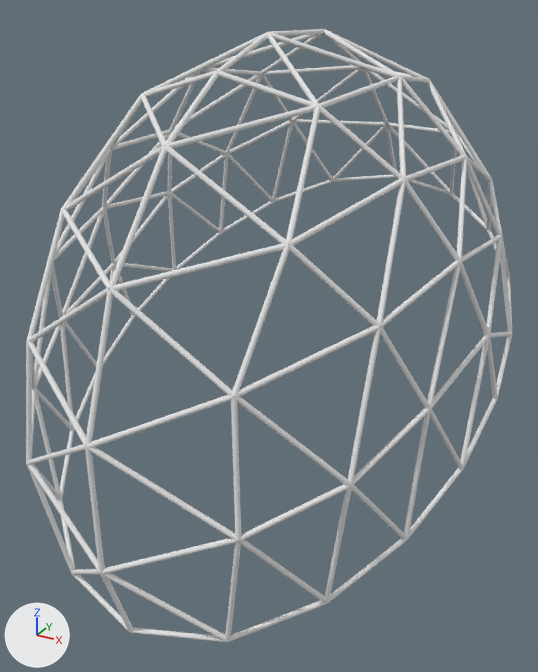
Before and after pictures for a commit that changed the OBJ model visualization/mesh/dome.obj.
Both versions are drawn from a 50 mm lens placed at (2.79, -2.99, 4.18), pointed at (-0.05, 2.17, 1.6). Lighting does not change. The marker at lower left points along +X, +Y and +Z. Where no turn or scale is listed for an object, it has been applied to the vertices.

Names of what the first picture shows: 'dome'.
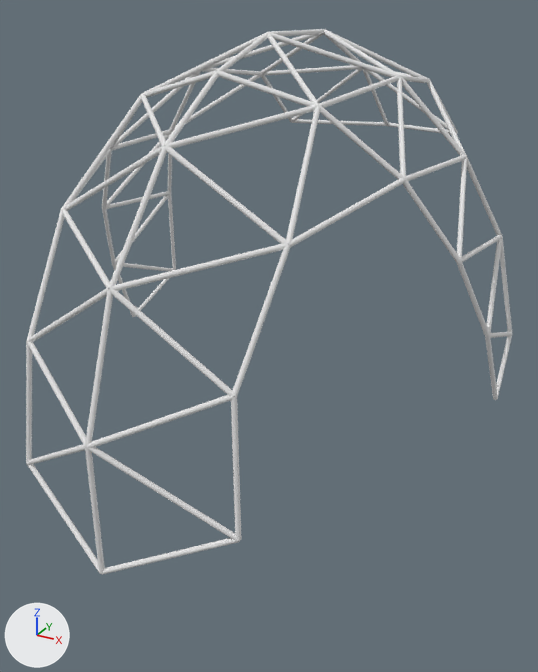
Boxes (x1, y1, x2, y2) around the edits, measured in the pictures (538 x 672 px):
'dome', reshaped (11% shorter)
    before: (26, 29, 513, 642)
    after: (26, 29, 513, 575)
part 1 of me_dome, deleted
    before: (34, 132, 510, 642)
part 2 of me_dome, cut back
    before: (26, 145, 493, 642)
    after: (27, 126, 493, 574)
part 3 of me_dome, cut back
    before: (155, 64, 512, 324)
    after: (155, 74, 466, 208)

Diff of the bpy script that builds the scene:
```diff
--- a/visualization/mesh/dome.obj.py
+++ b/visualization/mesh/dome.obj.py
@@ me_dome @@
 # used by ob_dome; location = (0.0, 0.0, 0.0)
-me_dome.from_pydata(...)  # 14292 vertices, 28584 faces; spans x -1.85..1.85, y -0.18..5.05, z 0.12..4.02
+me_dome.from_pydata(...)  # 7416 vertices, 14832 faces; spans x -1.85..1.85, y -0.18..4.66, z 0.81..4.02
+# me_dome part 1: 42 loose pieces with 3546 vertices, spanning x -1.85..1.85, y 0.04..5.05, z 0.12..3.12, are deleted
+# me_dome part 2: 51 vertices moved within x -1.78..1.78, y -0.17..2.25, z 0.83..3.17; 1881 vertices removed from x -1.78..1.78, y -0.18..2.25, z 0.14..3.17
+# me_dome part 3: 35 vertices moved within x -1.75..1.75, y 2.67..4.63, z 1.59..3.63; 1449 vertices removed from x -1.78..1.78, y 2.67..5.04, z 1.59..3.63
 me_dome.materials.append(mat_opaque_135_140_140)
```
